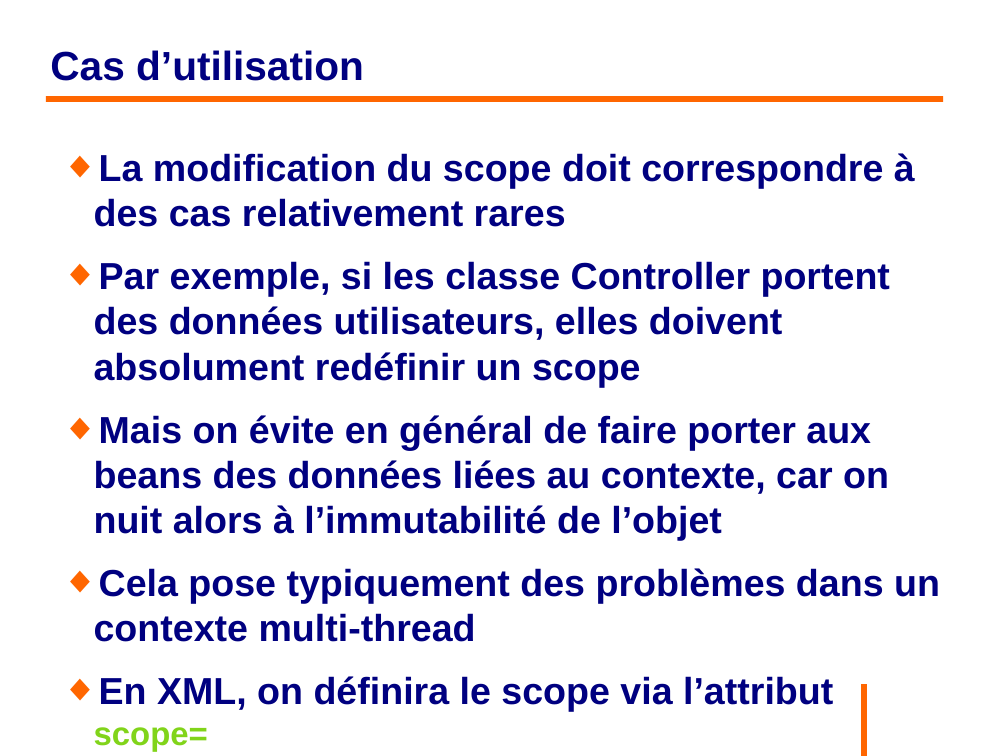
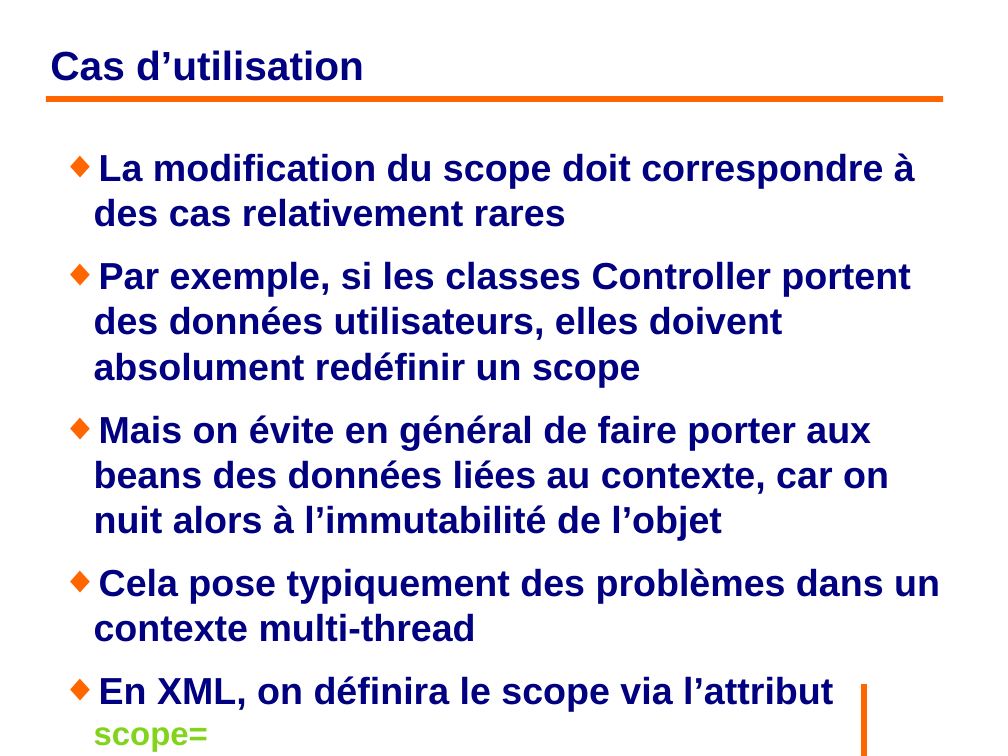
Before and after one commit to philphils/formation-spring, a slide deck: slide 121 of Documentation/diapo_formation_spring.odp. Drawn at 1008x756 pixels with LibreOffice and Linux fonts; fonts in the diff are those of the drawing; background and template pictures are left out. Boxes give left, top, right and bottom in pixels: in the first picture for what was removed or moved away, otherwise in the second. Text is boxed around its words. In the diff, an @@ line names an element or a change of style, - is before the commit and + after.

```diff
--- a/Documentation/diapo_formation_spring.odp
+++ b/Documentation/diapo_formation_spring.odp
@@ text at bbox=[94, 261, 910, 387]: text changed @@
-◆ Par exemple, si les classe Controller portent des données utilisateurs, elles doivent absolument redéfinir un scope
+◆ Par exemple, si les classes Controller portent des données utilisateurs, elles doivent absolument redéfinir un scope
```
Also in this commit, not shown: 23 other slides changed.
